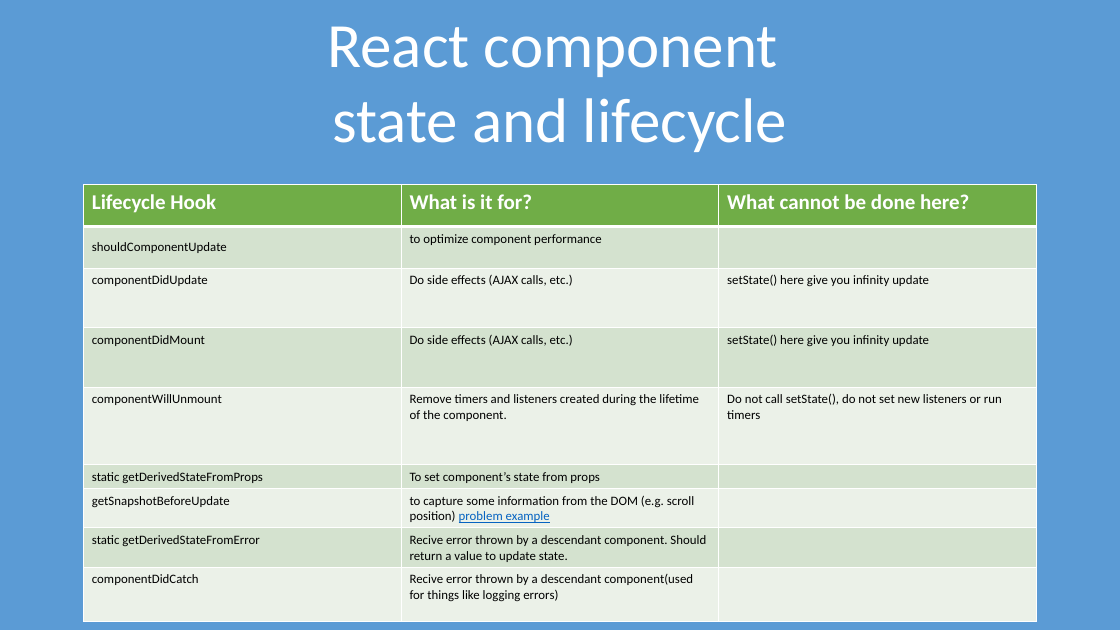
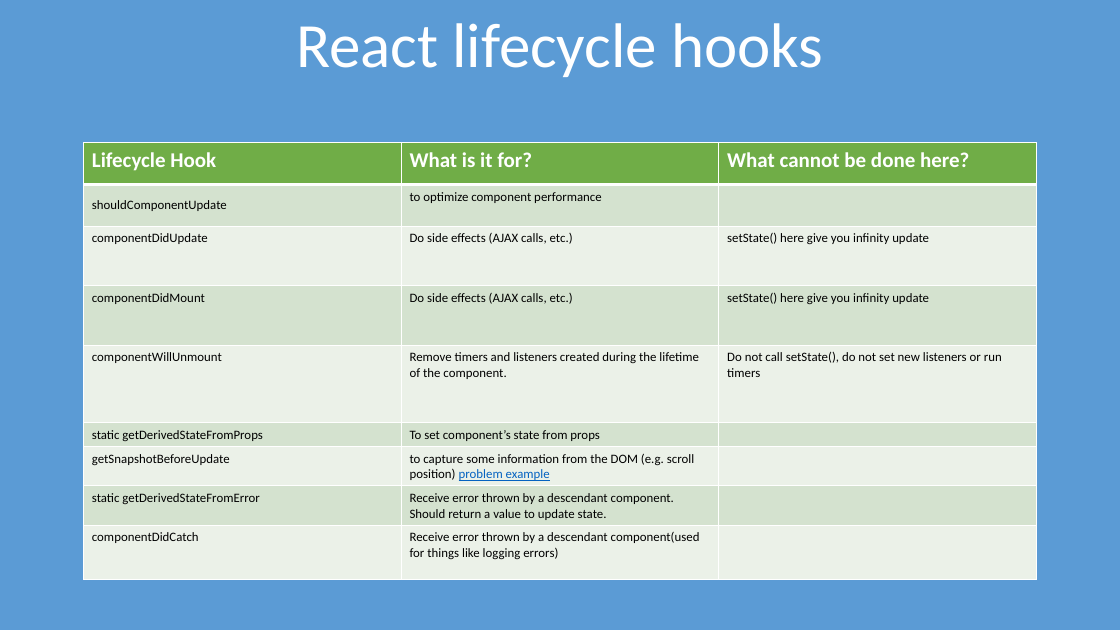
Before and after one commit to TigranVardanyan/React-component-lifecycle, a slide deck: slide 7 of React component lifecycle.pptx (slide 8 before the commit). Drawn at 1120x630 pixels with LibreOffice and Linux fonts; fonts in the diff are those of the drawing. Boxes give left, top, right and bottom in pixels: in the first picture for what was removed or moved away, otherwise in the second. Text is boxed around its words. In the diff, an @@ line names an element or a change of style, - is before the commit and + after.

Commit message:
changes

```diff
--- a/React component lifecycle.pptx
+++ b/React component lifecycle.pptx
@@ text at (296, 23, 823, 77): text changed @@
-React component
-state and lifecycle
+React lifecycle hooks
@@ table at (83, 143, 1036, 580) @@
-row 8, column 2: Recive error thrown by a descendant component. Should return a value to update state.
+row 8, column 2: Receive error thrown by a descendant component. Should return a value to update state.
-row 9, column 2: Recive error thrown by a descendant component(used for things like logging errors)
+row 9, column 2: Receive error thrown by a descendant component(used for things like logging errors)
@@ table: place and size @@
-table at (83, 185, 1036, 622)
+table at (83, 143, 1036, 580)
```
Also in this commit, not shown: 1 other slide changed, 1 slide removed.
